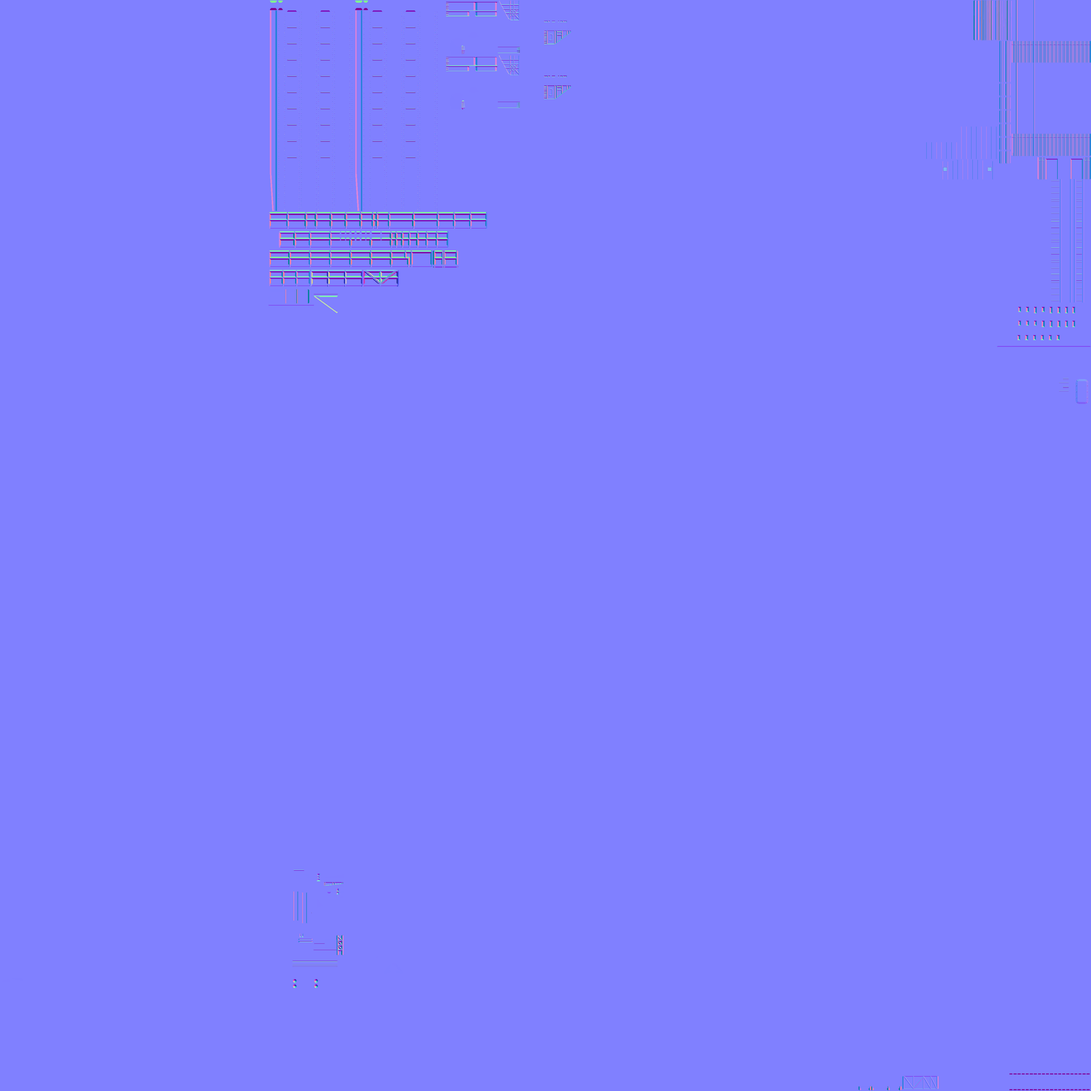
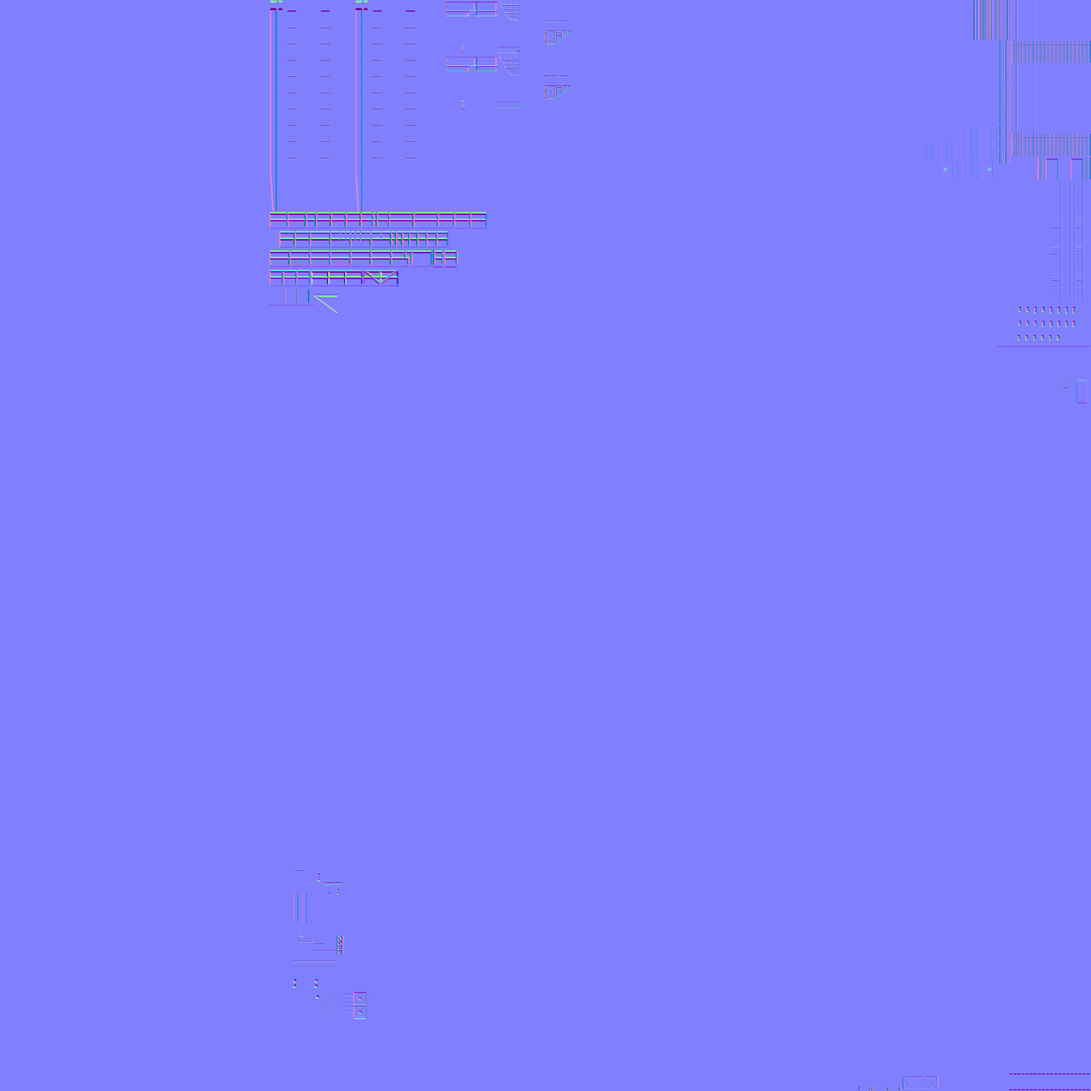
Comparing the layer stacks of the two (1091, 1091) images. Changes:
painted on "bake_4096.png" over box(315, 992, 369, 1020)
